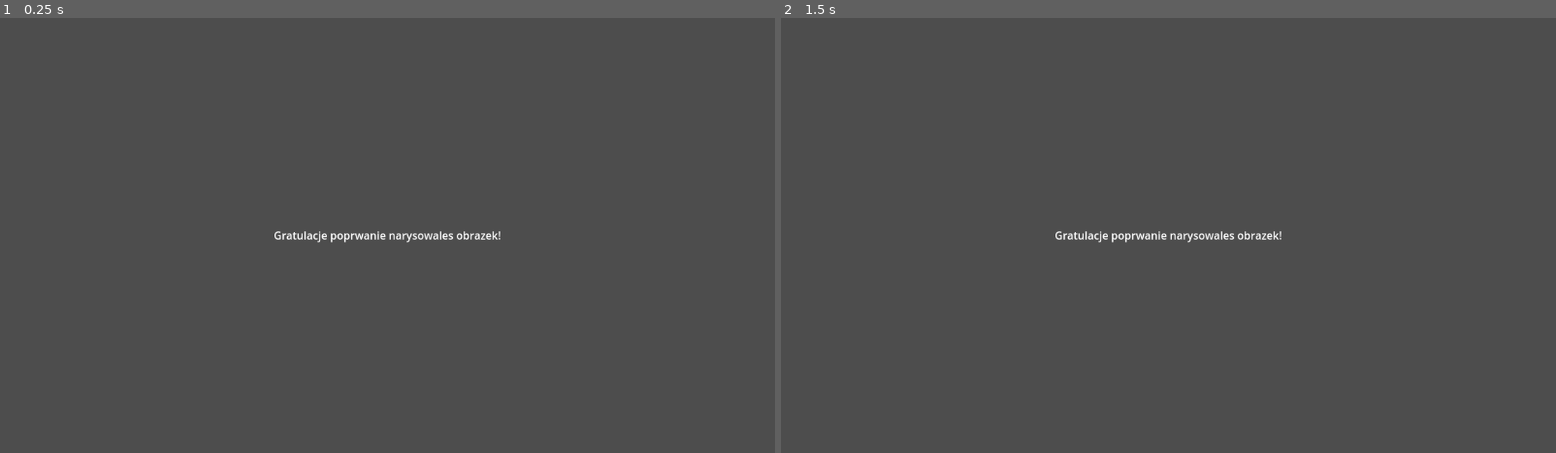
Above: before the commit, frames 1-2 (left to right).
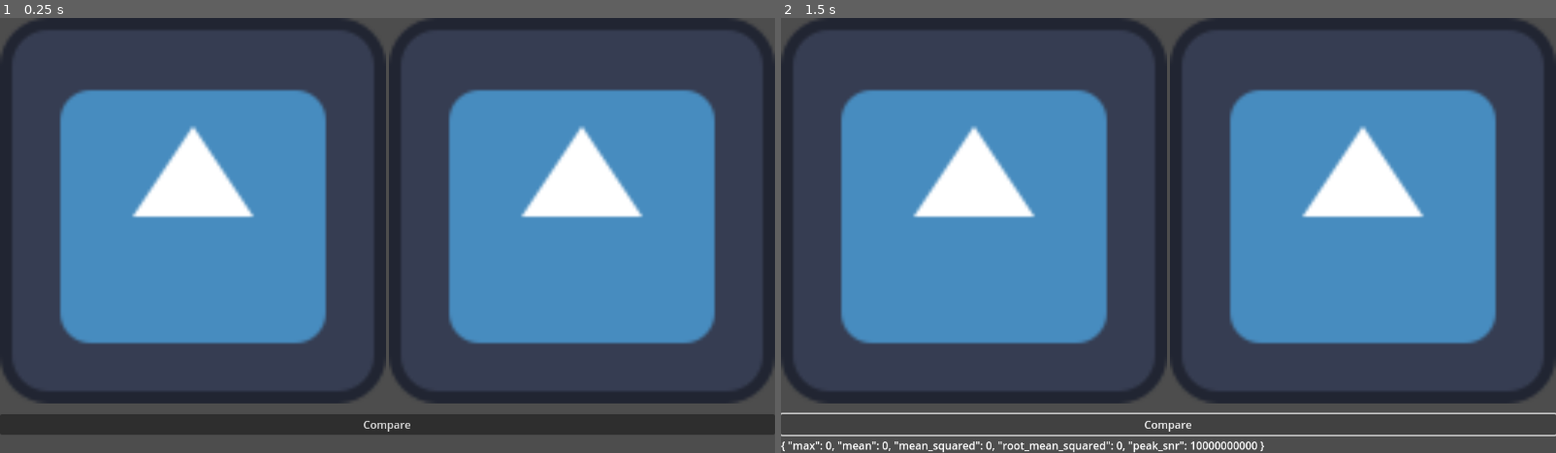
Above: after the commit, the same moments.

Repository: Gigabajt000/Godot-szkolny
Game: Godot game, scene res://main.tscn
Same seed, same stepped clock (60 frames per second), same inputs: the game is played once before the commit and once after it. Before the commit the project starts from res://win_screen.tscn. The engine's default icon, where the game draws it, is replaced by a stand-in: a white triangle on a blue panel in a dark square.
Inputs (mouse positions are in pixels of both pictures, inside the frame that each line leads up to):
- Up to frame 1 (0.25 s): no input
- Up to frame 2 (1.5 s): click (1168, 422) at 0.5 s, where only the run after the commit has a clickable "Compare"; click (1168, 422) at 1.25 s, where only the run after the commit has a clickable "Compare"

The runs differ from the first frame. In frame 1, 56% of the frame differs, in the area x 0-100%, y 0-96%; in frame 2, 53%.

Commit message:
compare button
działa

Diff:
--- /dev/null
+++ b/main.gd
@@ -0,0 +1,19 @@
+extends Node2D
+
+@export var source: TextureRect
+@export var target: TextureRect
+@export var label: Label
+
+func _ready() -> void:
+	pass
+
+
+func _process(delta: float) -> void:
+	pass
+
+
+func _on_button_pressed() -> void:
+	var source_image := target.texture.get_image()
+	var target_image := target.texture.get_image()
+	var metrics := source.texture.get_image().compute_image_metrics(target_image, true)
+	label.text = str(metrics)
--- a/main.tscn
+++ b/main.tscn
@@ -1,9 +1,50 @@
-[gd_scene load_steps=2 format=3 uid="uid://dbrpslafumqtk"]
+[gd_scene load_steps=4 format=3 uid="uid://dbrpslafumqtk"]
 
+[ext_resource type="Script" path="res://main.gd" id="1_ie0y2"]
 [ext_resource type="PackedScene" uid="uid://c581u8slmygld" path="res://win_screen.tscn" id="1_p7fmq"]
+[ext_resource type="Texture2D" uid="uid://cefnw4d3j3ct7" path="res://icon.svg" id="2_5btdq"]
 
-[node name="Node2D" type="Node2D"]
+[node name="Main" type="Node2D" node_paths=PackedStringArray("source", "target", "label")]
+script = ExtResource("1_ie0y2")
+source = NodePath("DrawingLayer/VBoxContainer/HBoxContainer/Source")
+target = NodePath("DrawingLayer/VBoxContainer/HBoxContainer/Target")
+label = NodePath("DrawingLayer/VBoxContainer/Label")
+
+[node name="DrawingLayer" type="CanvasLayer" parent="."]
+
+[node name="VBoxContainer" type="VBoxContainer" parent="DrawingLayer"]
+anchors_preset = 15
+anchor_right = 1.0
+anchor_bottom = 1.0
+grow_horizontal = 2
+grow_vertical = 2
+
+[node name="HBoxContainer" type="HBoxContainer" parent="DrawingLayer/VBoxContainer"]
+layout_mode = 2
+size_flags_vertical = 3
+
+[node name="Source" type="TextureRect" parent="DrawingLayer/VBoxContainer/HBoxContainer"]
+layout_mode = 2
+size_flags_horizontal = 3
+texture = ExtResource("2_5btdq")
+stretch_mode = 4
+
+[node name="Target" type="TextureRect" parent="DrawingLayer/VBoxContainer/HBoxContainer"]
+layout_mode = 2
+size_flags_horizontal = 3
+texture = ExtResource("2_5btdq")
+stretch_mode = 4
+
+[node name="Button" type="Button" parent="DrawingLayer/VBoxContainer"]
+layout_mode = 2
+text = "Compare"
+
+[node name="Label" type="Label" parent="DrawingLayer/VBoxContainer"]
+layout_mode = 2
 
 [node name="CanvasLayer" type="CanvasLayer" parent="."]
+visible = false
 
 [node name="Win Screen" parent="CanvasLayer" instance=ExtResource("1_p7fmq")]
+
+[connection signal="pressed" from="DrawingLayer/VBoxContainer/Button" to="." method="_on_button_pressed"]
--- a/project.godot
+++ b/project.godot
@@ -11,7 +11,7 @@
 [application]
 
 config/name="Godot Szkolny"
-run/main_scene="res://win_screen.tscn"
+run/main_scene="res://main.tscn"
 config/features=PackedStringArray("4.3", "Forward Plus")
 config/icon="res://icon.svg"
 
--- a/win_screen.tscn
+++ b/win_screen.tscn
@@ -24,4 +24,4 @@
 
 [node name="Label" type="Label" parent="CenterContainer"]
 layout_mode = 2
-text = "Gratulacje poprwanie narysowales obrazek!"
+text = "Gratulacje poprawnie narysowales obrazek!"
